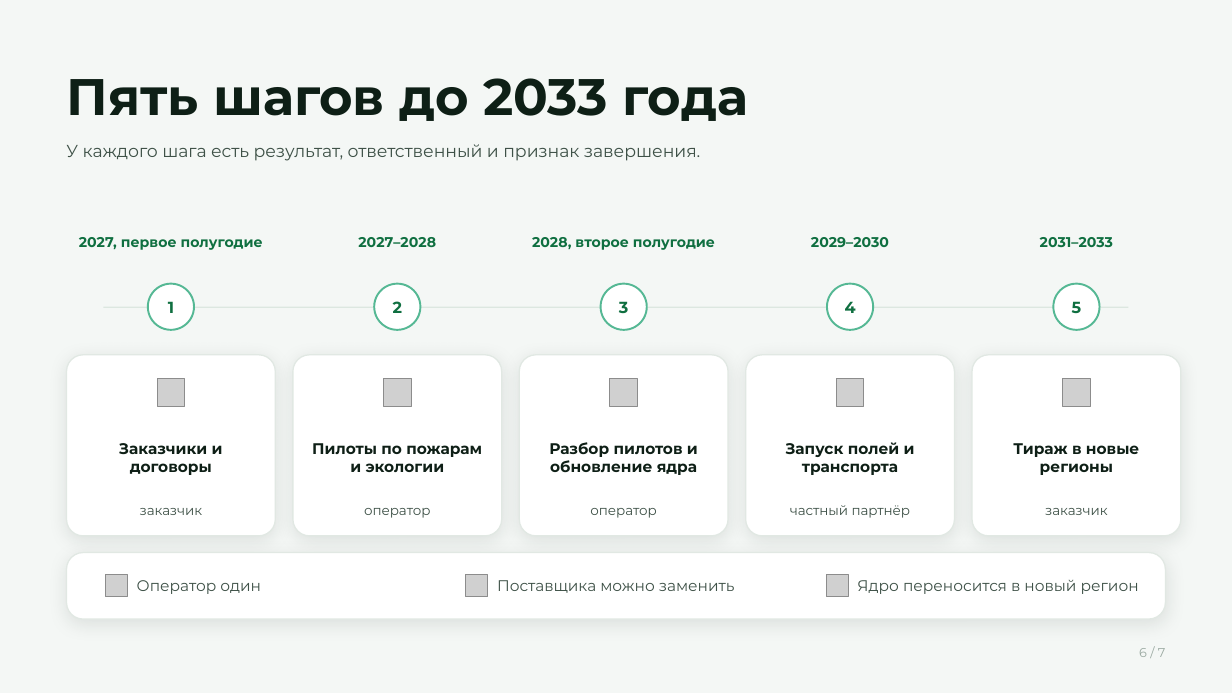
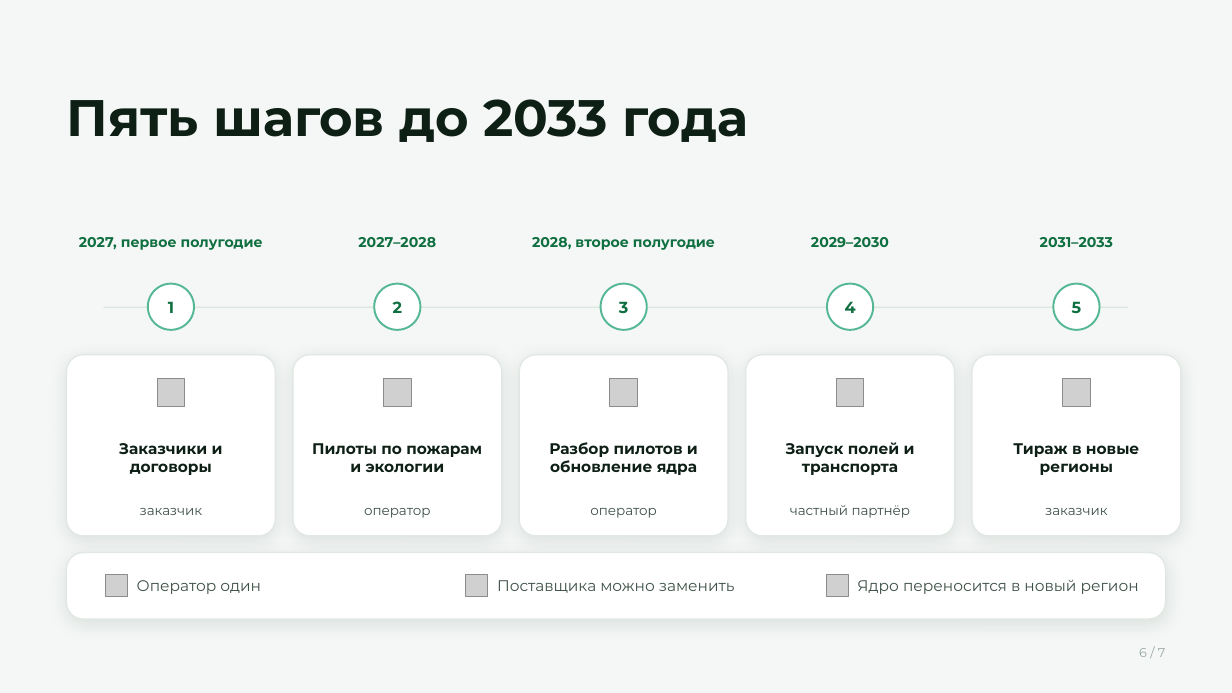
Before and after one commit to pmixay/hackathon-1109, a slide deck: slide 6 of docs/presentation/kosmo-deck.pptx. Drawn at 1232x693 pixels with LibreOffice and Linux fonts; fonts in the diff are those of the drawing; grey boxes stand for pictures. Boxes give left, top, right and bottom in pixels: in the first picture for what was removed or moved away, otherwise in the second. Text is boxed around its words. In the diff, an @@ line names an element or a change of style, - is before the commit and + after.

```diff
--- a/docs/presentation/kosmo-deck.pptx
+++ b/docs/presentation/kosmo-deck.pptx
@@ text "Пять шагов до 2033 года" moved from (x1=66, y1=78, x2=748, y2=121) to (x1=66, y1=99, x2=748, y2=142) @@
@@ text removed at (x1=66, y1=144, x2=701, y2=161) @@
-У каждого шага есть результат, ответственный и признак завершения.
```
Also in this commit, not shown: 10 other slides changed, 15 other files.
